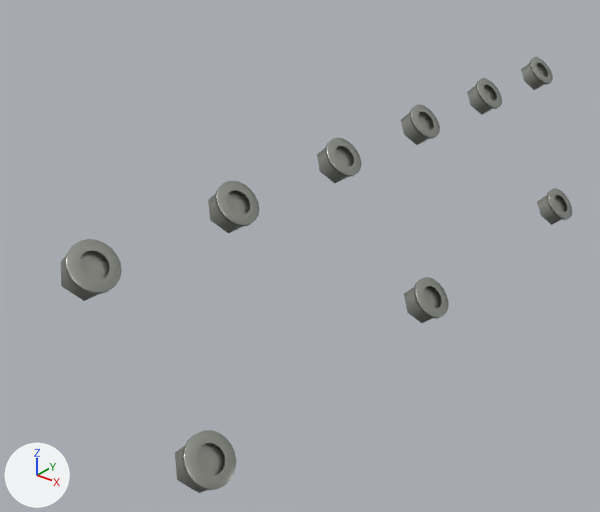
The glTF model public/parts/valve-cover-nuts-lower-left.glb, before and after one commit.
Both versions are drawn from a 50 mm camera at (-149.0, -294.0, 66.0) aimed at (-337.0, -59.0, -79.0). The lights are fixed; the arrows at lower left show +X, +Y and +Z. The first picture is the older version.
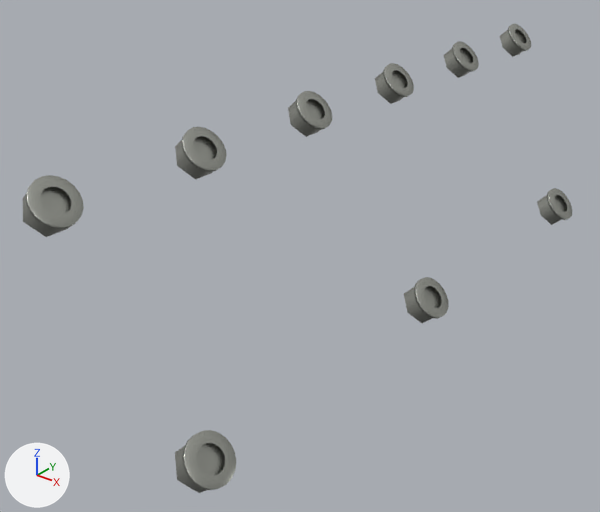
The change, as a diff of the scene's bpy script:
```diff
--- a/public/parts/valve-cover-nuts-lower-left.glb.py
+++ b/public/parts/valve-cover-nuts-lower-left.glb.py
@@ ob_mesh_0 @@
 ob_mesh_0.parent = ob_valve_cover_nuts_lower_left_inst0
-ob_mesh_0.location = (-324.5, 125.0, -38.77)
+ob_mesh_0.location = (-338.6, 125.0, -23.2)
 ob_mesh_0.rotation_euler = (0.0, -2.306, 0.0)  # degrees (0, -132, 0)
@@ ob_mesh_0_001 @@
 ob_mesh_0_001.parent = ob_valve_cover_nuts_lower_left_inst0
-ob_mesh_0_001.location = (-324.5, 66.2, -38.77)
+ob_mesh_0_001.location = (-282.9, 66.2, -84.74)
 ob_mesh_0_001.rotation_euler = (0.0, -2.306, 0.0)  # degrees (0, -132, 0)
@@ ob_mesh_0_002 @@
 ob_mesh_0_002.parent = ob_valve_cover_nuts_lower_left_inst0
-ob_mesh_0_002.location = (-282.9, 66.2, -84.74)
+ob_mesh_0_002.location = (-338.6, 66.2, -23.2)
 ob_mesh_0_002.rotation_euler = (0.0, -2.306, 0.0)  # degrees (0, -132, 0)
@@ ob_mesh_0_003 @@
 ob_mesh_0_003.parent = ob_valve_cover_nuts_lower_left_inst0
-ob_mesh_0_003.location = (-324.5, 7.4, -38.77)
+ob_mesh_0_003.location = (-338.6, 7.4, -23.2)
 ob_mesh_0_003.rotation_euler = (0.0, -2.306, 0.0)  # degrees (0, -132, 0)
@@ ob_mesh_0_004 @@
 ob_mesh_0_004.parent = ob_valve_cover_nuts_lower_left_inst0
-ob_mesh_0_004.location = (-324.5, -51.4, -38.77)
+ob_mesh_0_004.location = (-282.9, -51.4, -84.74)
 ob_mesh_0_004.rotation_euler = (0.0, -2.306, 0.0)  # degrees (0, -132, 0)
@@ ob_mesh_0_005 @@
 ob_mesh_0_005.parent = ob_valve_cover_nuts_lower_left_inst0
-ob_mesh_0_005.location = (-282.9, -51.4, -84.74)
+ob_mesh_0_005.location = (-338.6, -51.4, -23.2)
 ob_mesh_0_005.rotation_euler = (0.0, -2.306, 0.0)  # degrees (0, -132, 0)
@@ ob_mesh_0_006 @@
 ob_mesh_0_006.parent = ob_valve_cover_nuts_lower_left_inst0
-ob_mesh_0_006.location = (-324.5, -110.2, -38.77)
+ob_mesh_0_006.location = (-338.6, -110.2, -23.2)
 ob_mesh_0_006.rotation_euler = (0.0, -2.306, 0.0)  # degrees (0, -132, 0)
@@ ob_mesh_0_007 @@
 ob_mesh_0_007.parent = ob_valve_cover_nuts_lower_left_inst0
-ob_mesh_0_007.location = (-324.5, -169.0, -38.77)
+ob_mesh_0_007.location = (-282.9, -169.0, -84.74)
 ob_mesh_0_007.rotation_euler = (0.0, -2.306, 0.0)  # degrees (0, -132, 0)
@@ ob_mesh_0_008 @@
 ob_mesh_0_008.parent = ob_valve_cover_nuts_lower_left_inst0
-ob_mesh_0_008.location = (-282.9, -169.0, -84.74)
+ob_mesh_0_008.location = (-338.6, -169.0, -23.2)
 ob_mesh_0_008.rotation_euler = (0.0, -2.306, 0.0)  # degrees (0, -132, 0)
```

Changed parts and their boxes (x1, y1, x2, y2) in the pictures (600 x 512 px):
'Mesh_0.007', moved: before (61, 239, 122, 301); after (175, 430, 236, 493)
'Mesh_0.008', moved: before (175, 430, 236, 493); after (23, 175, 84, 237)
'Mesh_0.006', moved: before (208, 181, 260, 233); after (175, 127, 226, 179)
'Mesh_0.005', moved: before (404, 277, 449, 323); after (288, 91, 332, 137)
'Mesh_0.004', moved: before (317, 137, 361, 183); after (404, 277, 449, 323)
'Mesh_0.003', moved: before (401, 104, 440, 145); after (375, 63, 414, 104)
'Mesh_0.002', moved: before (537, 188, 572, 225); after (444, 41, 479, 78)
'Mesh_0.001', moved: before (467, 78, 502, 115); after (537, 188, 572, 225)
'Mesh_0', moved: before (521, 57, 553, 90); after (500, 24, 531, 57)
